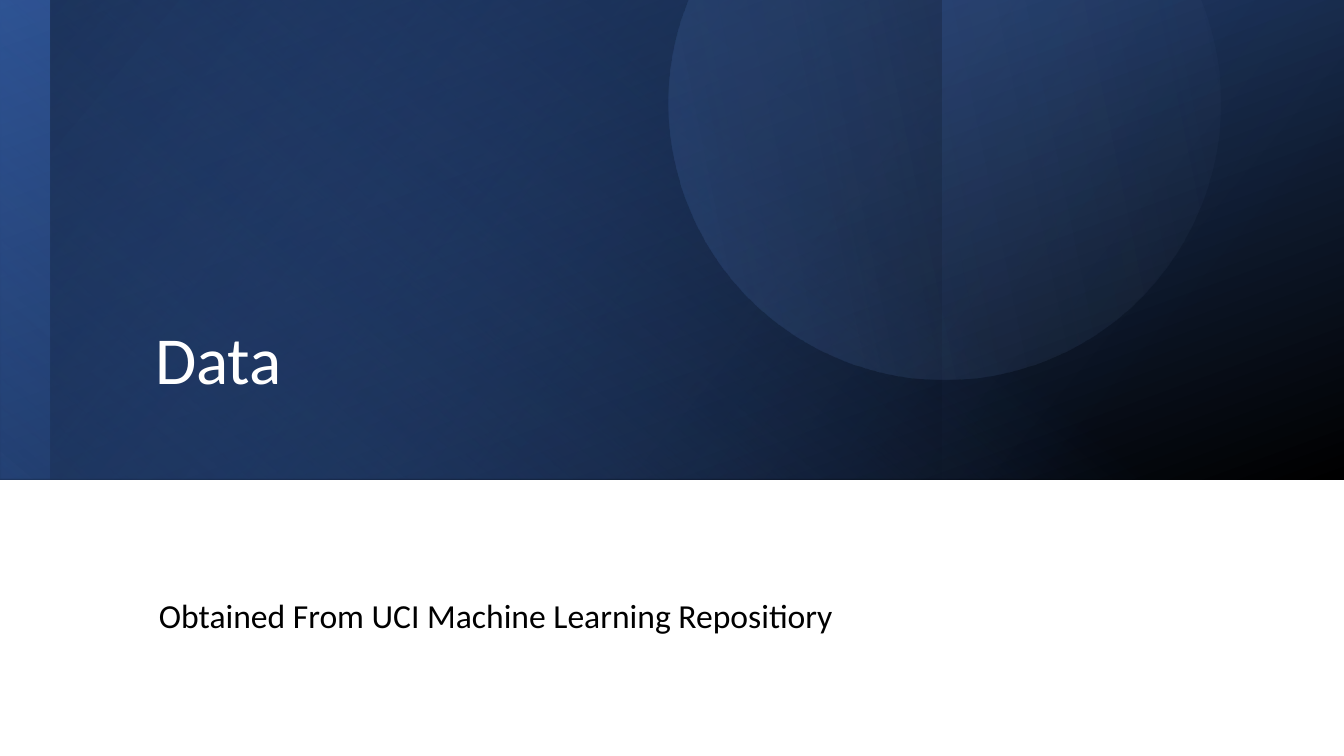
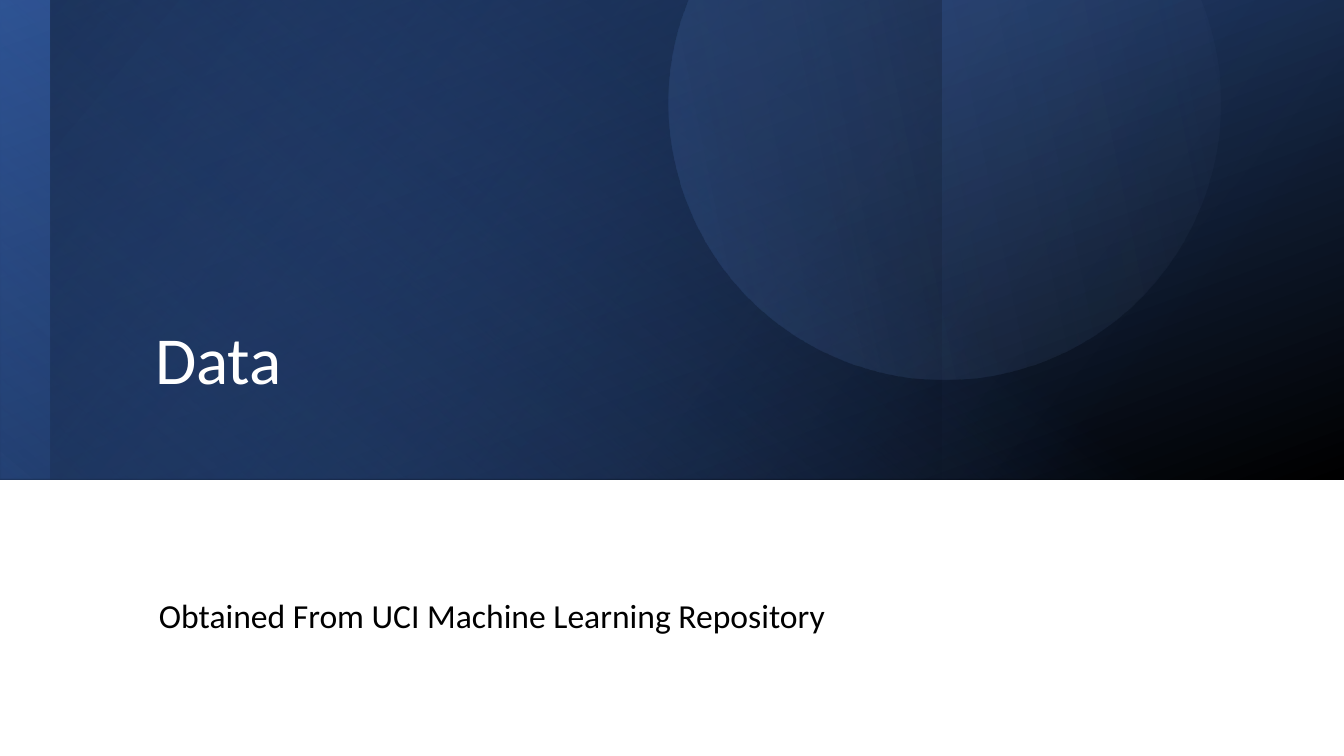
Before and after one commit to MatthiasRathbun/STA4102-Projects, a slide deck: slide 3 of Major Project/Bean Presentation.pptx. Drawn at 1344x756 pixels with LibreOffice and Linux fonts; fonts in the diff are those of the drawing. Boxes give left, top, right and bottom in pixels: in the first picture for what was removed or moved away, otherwise in the second. Text is boxed around its words. In the diff, an @@ line names an element or a change of style, - is before the commit and + after.

```diff
--- a/Major Project/Bean Presentation.pptx
+++ b/Major Project/Bean Presentation.pptx
@@ text at box(159, 604, 824, 634): text changed @@
-Obtained From UCI Machine Learning Repositiory
+Obtained From UCI Machine Learning Repository
```
Also in this commit, not shown: 8 other files.
